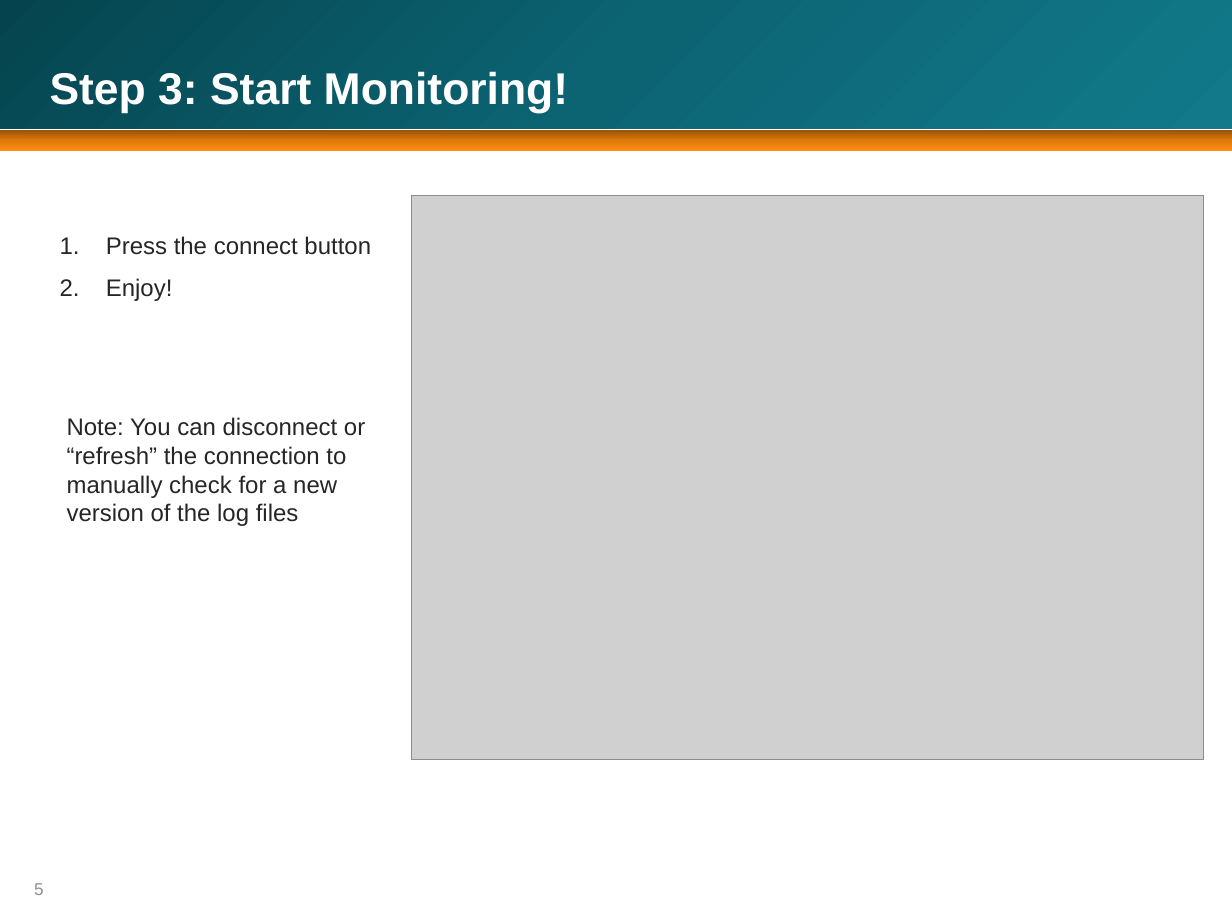
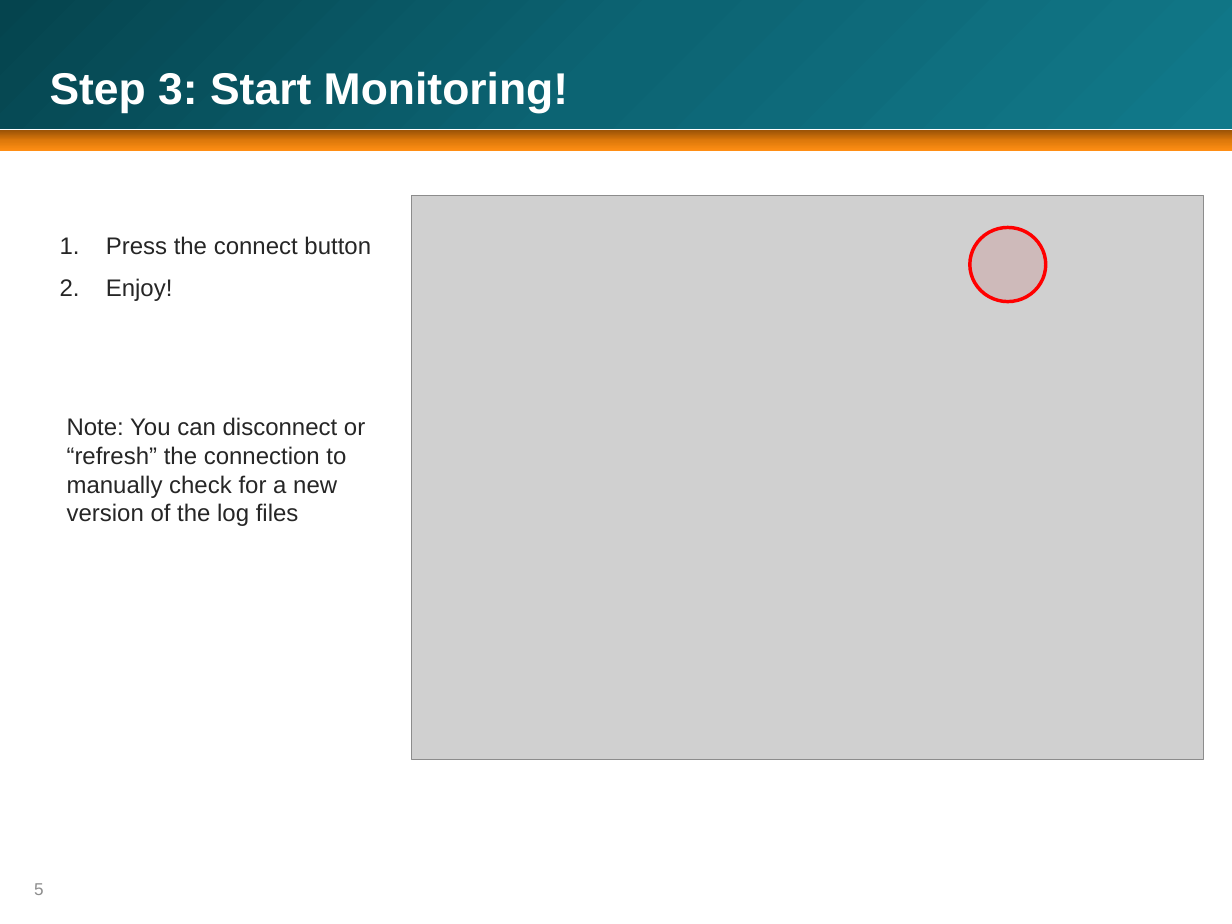
Before and after one commit to gravufo/LogFilter, a slide deck: slide 5 of TestMonitoringTool.pptx. Drawn at 1232x924 pixels with LibreOffice and Linux fonts; fonts in the diff are those of the drawing; grey boxes stand for pictures; background and template pictures are left out. Boxes give left, top, right and bottom in pixels: in the first picture for what was removed or moved away, otherwise in the second. Text is boxed around its words. In the diff, an @@ line names an element or a change of style, - is before the commit and + after.

Commit message:
Sync with main SVN repo.
New features include alarm monitoring, alarm filtering, Find (CTRL-F)
and other minor improvements.

```diff
--- a/TestMonitoringTool.pptx
+++ b/TestMonitoringTool.pptx
@@ ellipse added at box(970, 228, 1046, 302), fill #C00000 at 10% opacity, outline #FF0000 2 pt @@
```
Also in this commit, not shown: 6 other slides changed, 23 other files.
